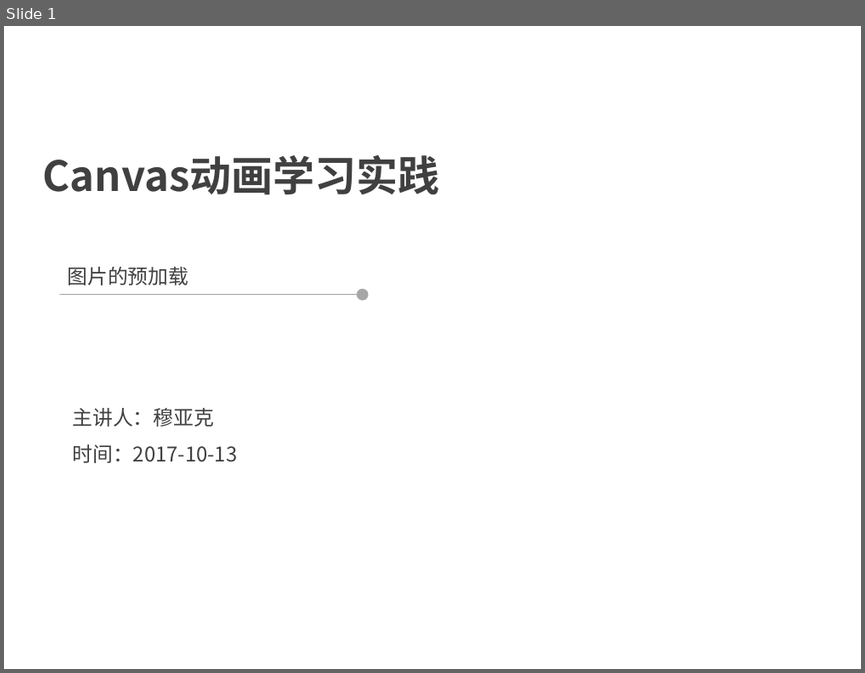
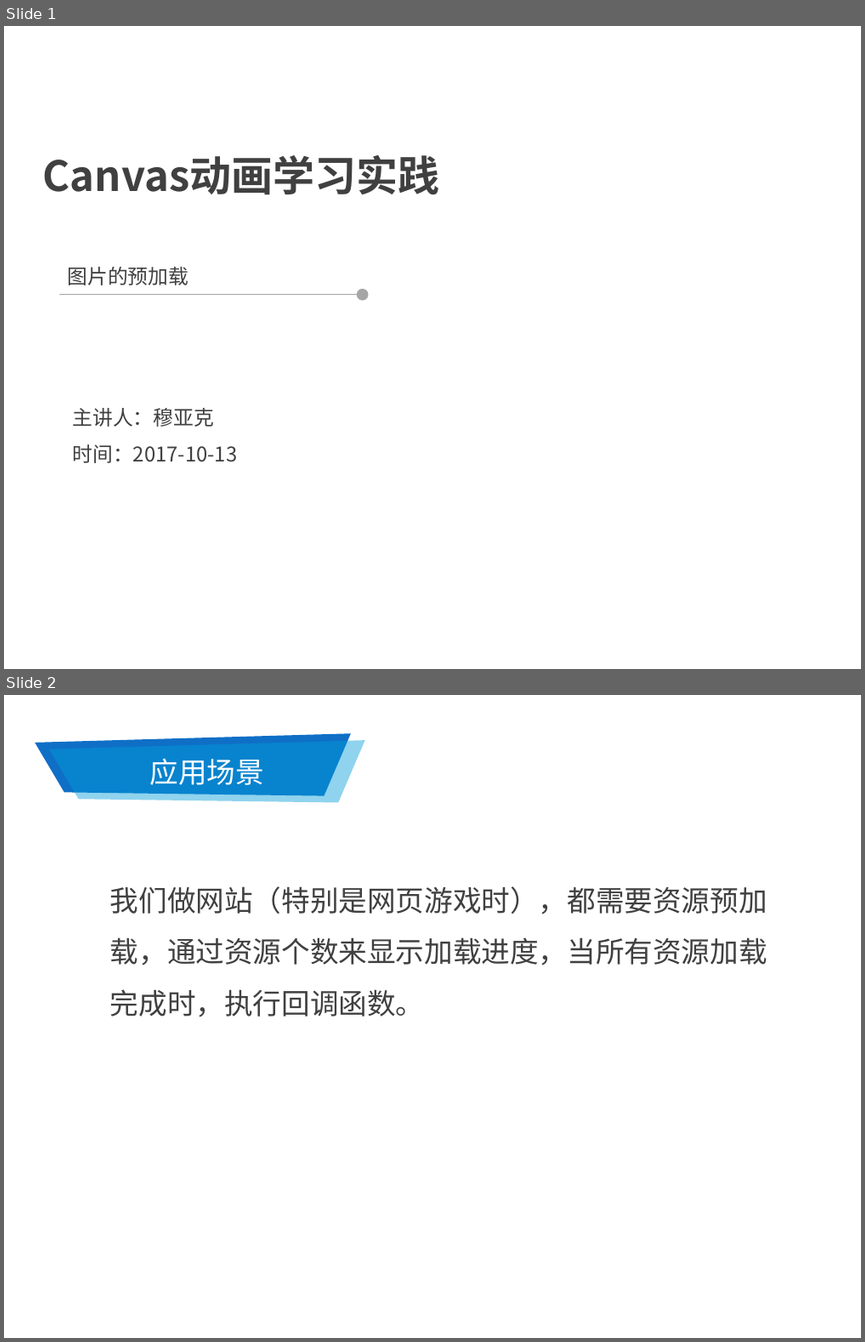
Before and after one commit to muyake/muyake.github.io, a slide deck: js/preload/穆亚克.ppt. Shown one above the other, each under a label of ours: slide 1 before the commit, slides 1 and 2 after it. The pictures are 865x673 and 865x1342 pixels, drawn with LibreOffice and Linux fonts; fonts in the diff are those of the drawing; background and template pictures are left out. Boxes give left, top, right and bottom in pixels: in the first picture for what was removed or moved away, otherwise in the second. Text is boxed around its words. In the diff, an @@ line names an element or a change of style, - is before the commit and + after.

```diff
--- a/js/preload/穆亚克.ppt
+++ b/js/preload/穆亚克.ppt
@@ slide 2 added at box(4, 695, 861, 1338), background picture (left out) @@
@@ freeform shape added at box(35, 733, 351, 796), fill #0F6FC6 @@
@@ freeform shape added at box(49, 740, 365, 803), fill #009DD9 at 44% opacity, 24 pt, text #FFFFFF @@
+应用场景
@@ text added at box(110, 886, 767, 1017), 24 pt, text #404040 @@
+我们做网站（特别是网页游戏时），都需要资源预加载，通过资源个数来显示加载进度，当所有资源加载完成时，执行回调函数。
```
Also in this commit, not shown: 6 other slides added, 5 slides removed, 2 other files.
